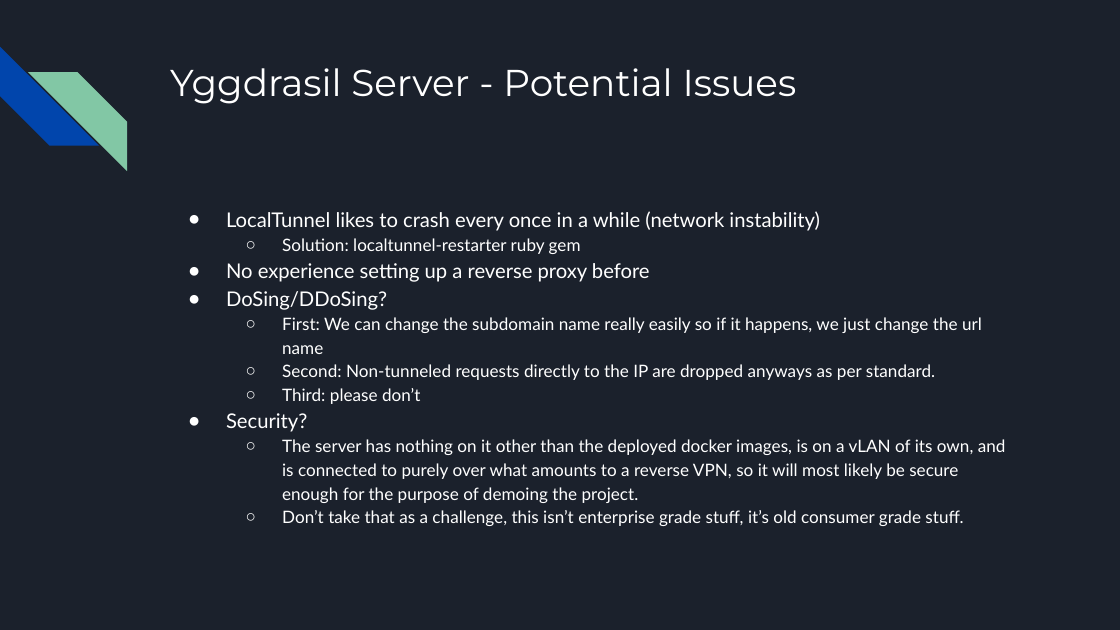
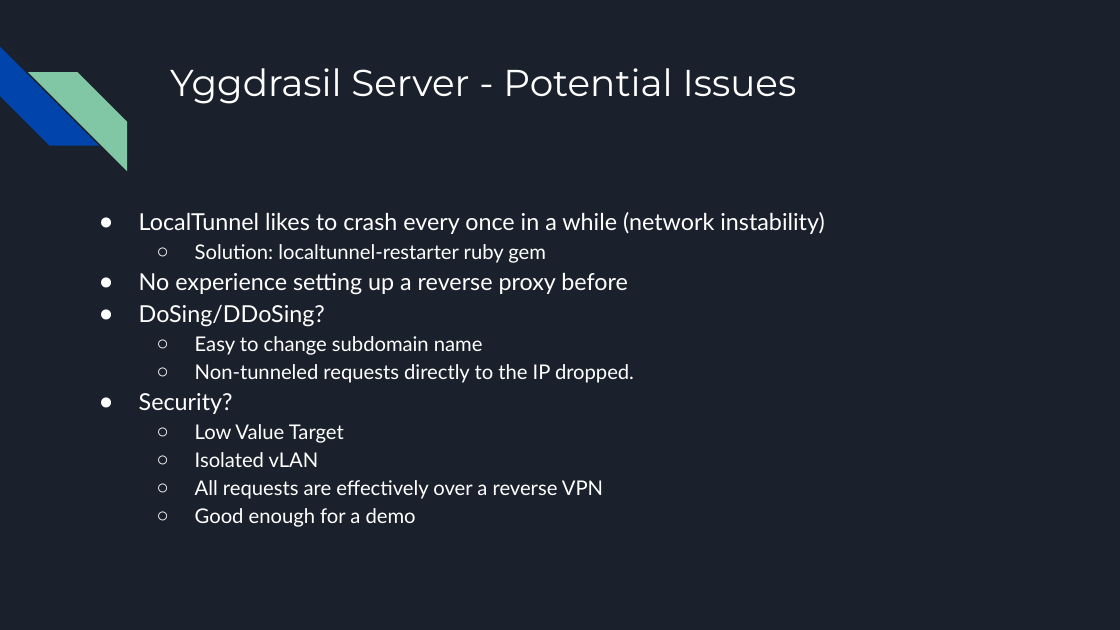
Before and after one commit to Shuruni/YggFinance, a slide deck: slide 18 of documentation/Update Powerpoint.pptx (slide 12 before the commit). Drawn at 1120x630 pixels with LibreOffice and Linux fonts; fonts in the diff are those of the drawing. Boxes give left, top, right and bottom in pixels: in the first picture for what was removed or moved away, otherwise in the second. Text is boxed around its words. In the diff, an @@ line names an element or a change of style, - is before the commit and + after.

Commit message:
added powerpoint

```diff
--- a/documentation/Update Powerpoint.pptx
+++ b/documentation/Update Powerpoint.pptx
@@ text "LocalTunnel likes to crash every ...": place and size @@
-text "LocalTunnel likes to crash every ..." at bbox=[226, 211, 1006, 526]
+text "LocalTunnel likes to crash every ..." at bbox=[139, 212, 824, 527]
@@ text at bbox=[139, 212, 824, 414]: size 13 to 15 pt in "LocalTunnel likes to crash every once in ...", "No experience setting up a reverse proxy ...", "DoSing/DDoSing?", "Security?"; size 11 to 13 pt in "Solution: localtunnel-restarter ruby gem"; indent changed @@
@@ text at bbox=[195, 336, 634, 383]: text changed; size 11 to 13 pt @@
-  ○ First: We can change the subdomain name really easily so if it happens, we just change the url name
-  ○ Second: Non-tunneled requests directly to the IP are dropped anyways as per standard.
-  ○ Third: please don’t
+  ○ Easy to change subdomain name
+  ○ Non-tunneled requests directly to the IP dropped.
@@ text at bbox=[195, 424, 603, 527]: text changed; size 11 to 13 pt @@
-  ○ The server has nothing on it other than the deployed docker images, is on a vLAN of its own, and is connected to purely over what amounts to a reverse VPN, so it will most likely be secure enough for the purpose of demoing the project.
-  ○ Don’t take that as a challenge, this isn’t enterprise grade stuff, it’s old consumer grade stuff.
+  ○ Low Value Target
+  ○ Isolated vLAN
+  ○ All requests are effectively over a reverse VPN
+  ○ Good enough for a demo
```
Also in this commit, not shown: 9 other slides changed, 5 slides added, 3 slides removed.
